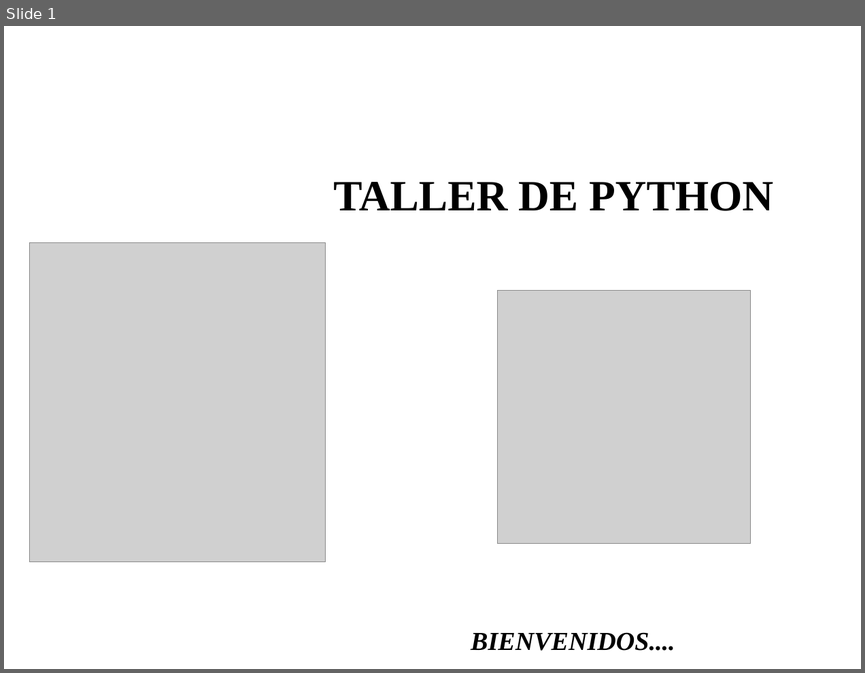
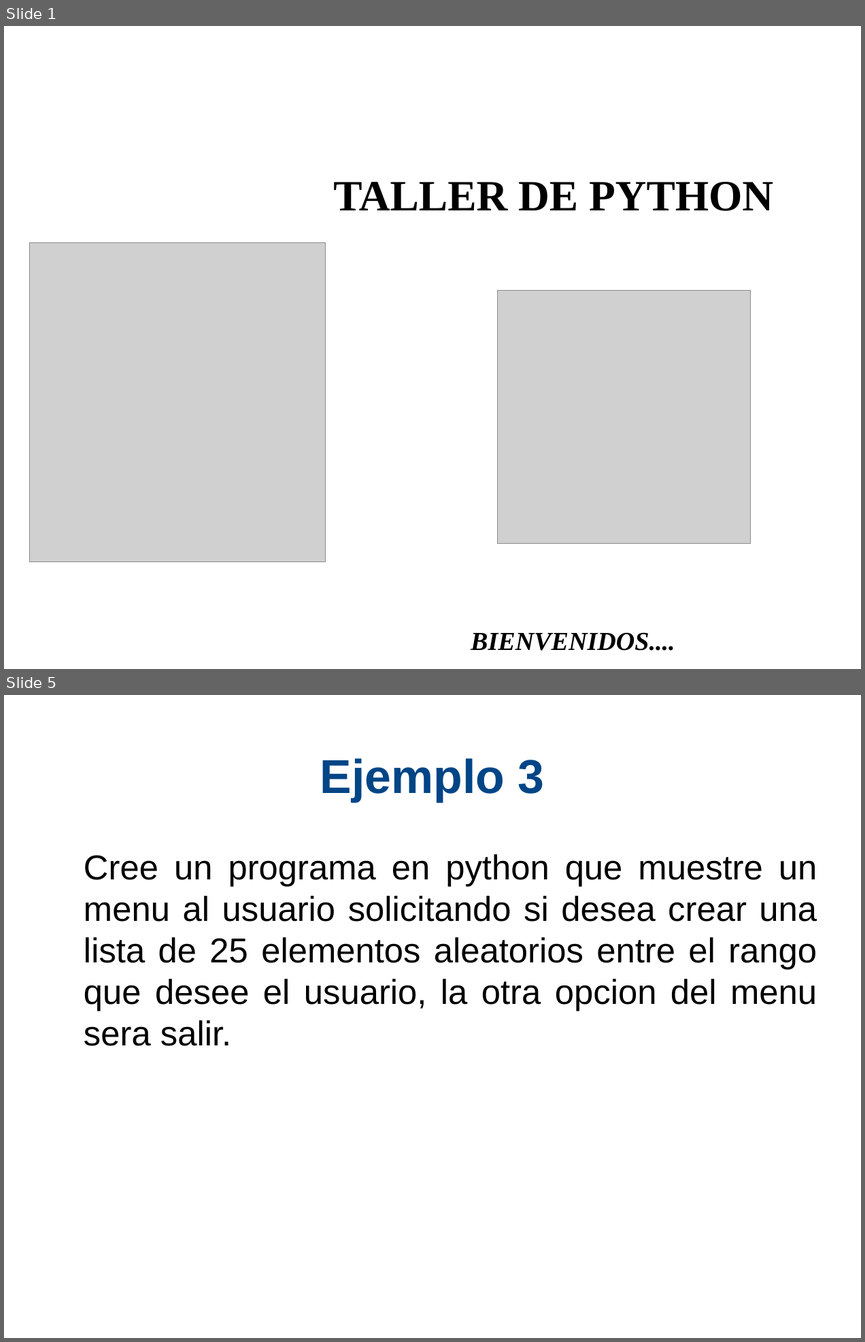
Before and after one commit to xDavidPM/Taller-Python, a slide deck: Python diapositiva dia 2.odp. Shown one above the other, each under a label of ours: slide 1 before the commit, slides 1 and 5 after it; the slides between them are not shown. The pictures are 865x673 and 865x1342 pixels, drawn with LibreOffice and Linux fonts; fonts in the diff are those of the drawing; grey boxes stand for pictures; background and template pictures are left out. Boxes give left, top, right and bottom in pixels: in the first picture for what was removed or moved away, otherwise in the second. Text is boxed around its words. In the diff, an @@ line names an element or a change of style, - is before the commit and + after.

```diff
--- a/Python diapositiva dia 2.odp
+++ b/Python diapositiva dia 2.odp
@@ slide 5 added at [4,695,861,1338], background #FFFFFF @@
@@ title added at [320,758,544,802], 44 pt, text #004586, bold @@
+Ejemplo 3
@@ text added at [84,854,817,1046], 32 pt, text #000000 @@
+Cree un programa en python que muestre un menu al usuario solicitando si desea crear una lista de 25 elementos aleatorios entre el rango que desee el usuario, la otra opcion del menu sera salir.
```
Also in this commit, not shown: 1 slide changed, 13 other slides added, 3 other files.
